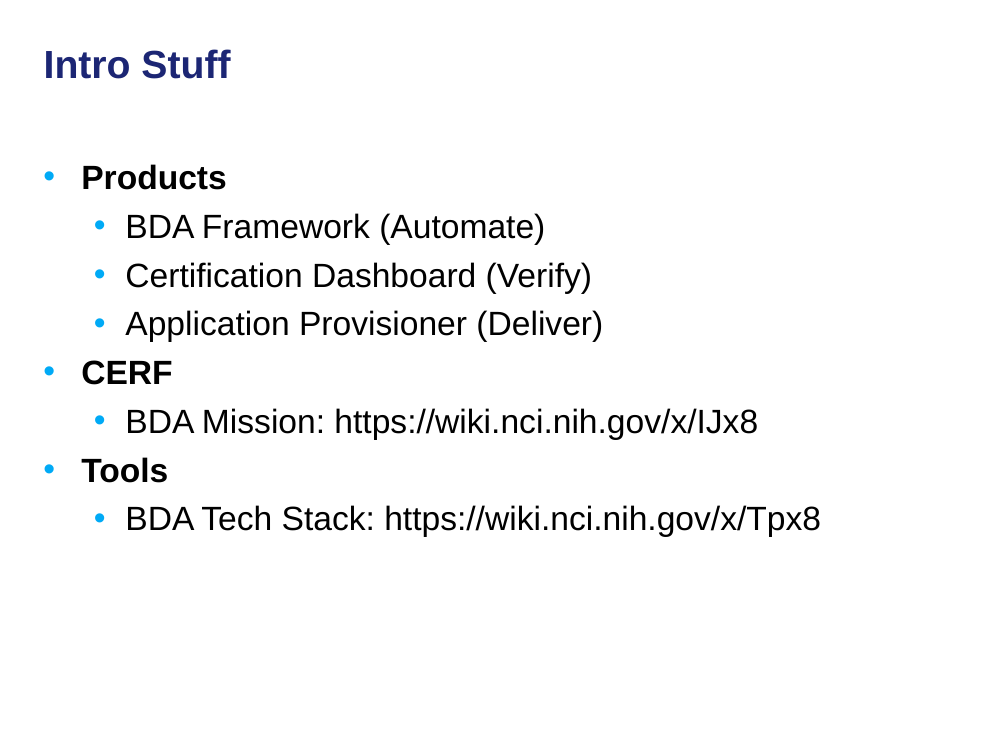
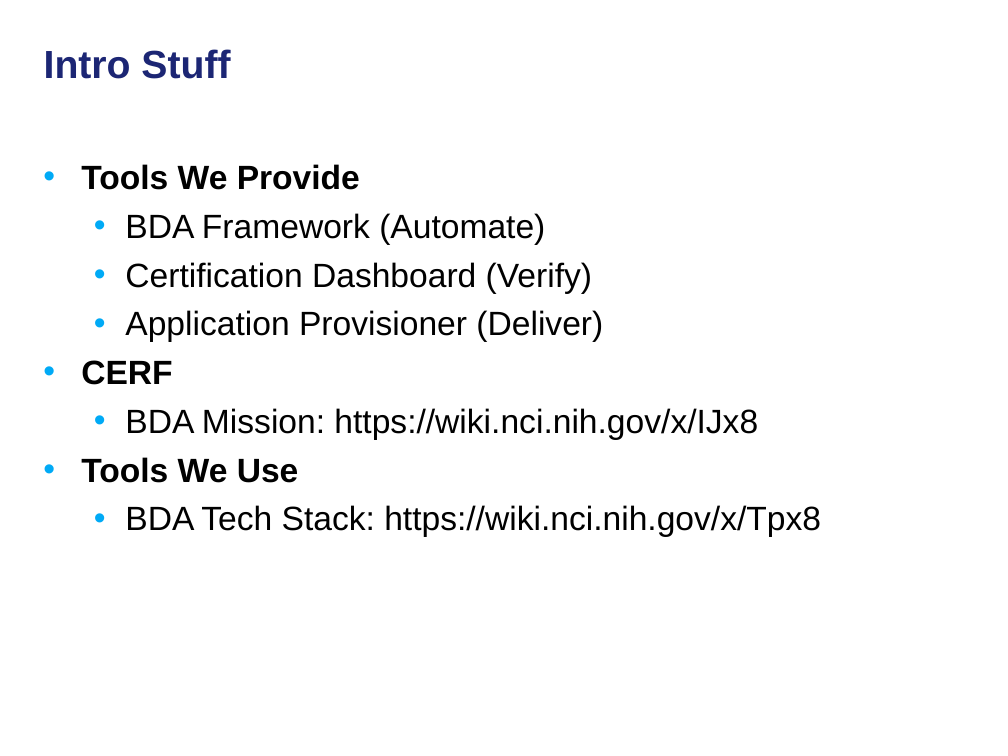
Before and after one commit to NCIP/automation, a slide deck: slide 3 of docs/continuous-delivery-caehr.ppt. Drawn at 1008x756 pixels with LibreOffice and Linux fonts; fonts in the diff are those of the drawing; background and template pictures are left out. Boxes give left, top, right and bottom in pixels: in the first picture for what was removed or moved away, otherwise in the second. Text is boxed around its words. In the diff, an @@ line names an element or a change of style, - is before the commit and + after.

```diff
--- a/docs/continuous-delivery-caehr.ppt
+++ b/docs/continuous-delivery-caehr.ppt
@@ text at <box>81,164,360,190</box>: text changed @@
-• Products
+• Tools We Provide
@@ text at <box>81,457,299,483</box>: text changed @@
-• Tools
+• Tools We Use
```
Also in this commit, not shown: 4 other slides changed, 2 slides added, 1 slide removed.
